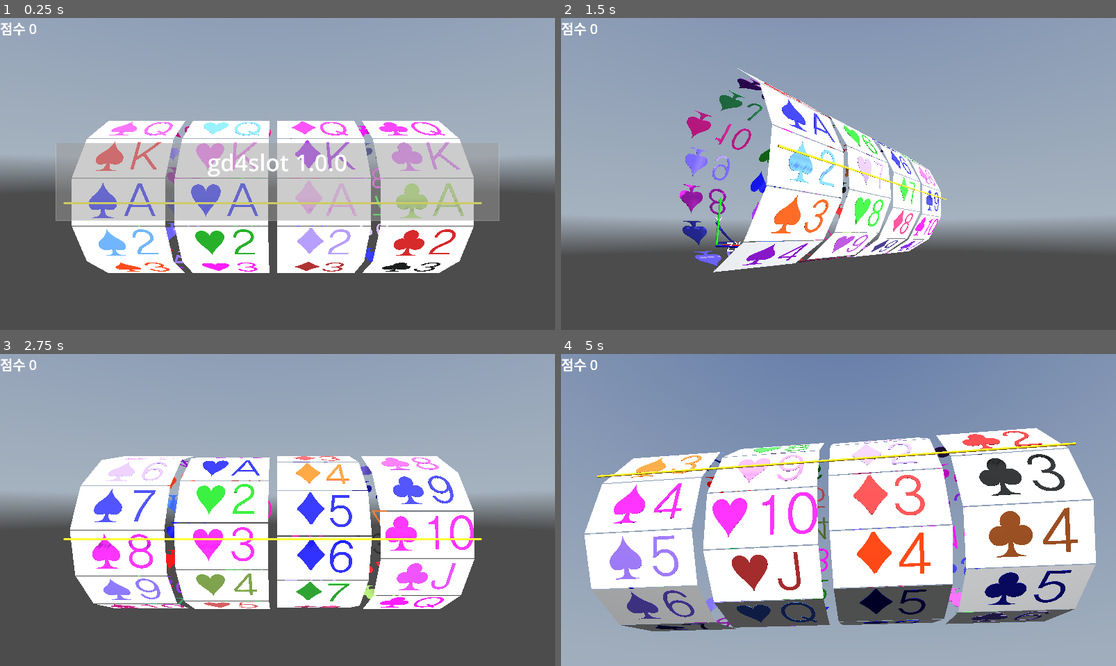
Above: before the commit, frames 1-4 (two rows, left to right).
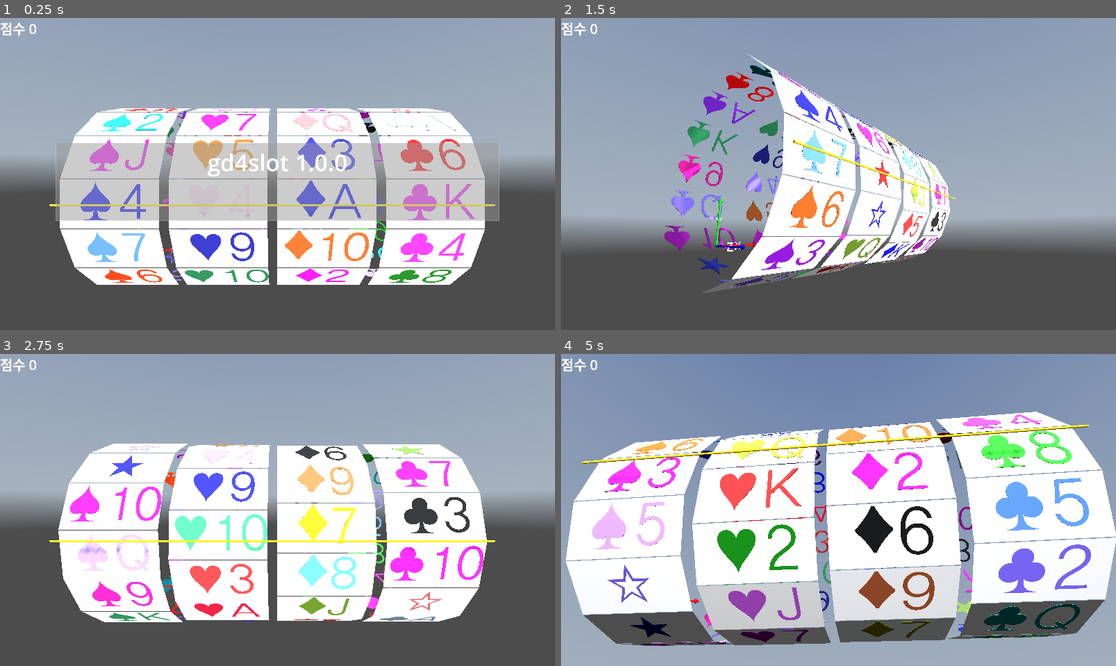
Above: after the commit, the same moments.

Repository: kasworld/gd4slot
Game: Godot game, scene res://main.tscn
Same seed, same stepped clock (60 frames per second), same inputs: the game is played once before the commit and once after it. A sky picture missing from this copy of the repository is replaced by a grey-blue gradient.
Inputs (mouse positions are in pixels of both pictures, inside the frame that each line leads up to):
- Up to frame 1 (0.25 s): no input
- Up to frame 2 (1.5 s): tap Enter at 0.5, 0.6, 1.35 s; move the mouse to (960, 158) at 0.52 s; click (960, 158) at 0.67 s; tap Space at 0.77 s; move the mouse to (727, 189) at 1.27 s; click (727, 189) at 1.42 s
- Up to frame 3 (2.75 s): tap Space at 1.52 s; move the mouse to (333, 441) at 2.02 s; tap Enter at 2.1 s; click (333, 441) at 2.17 s
- Up to frame 4 (5 s): move the mouse to (810, 572) at 2.77 s; tap Enter at 2.85, 3.6, 4.35 s; click (810, 572) at 2.92 s; tap Space at 3.02, 3.77, 4.52 s; move the mouse to (1005, 556) at 3.52 s; click (1005, 556) at 3.67 s; move the mouse to (672, 463) at 4.27 s; click (672, 463) at 4.42 s

The runs differ from the first frame. In frame 1, 20% of the frame differs, in the area x 8-90%, y 28-86%; in frame 2, 13%; in frame 3, 21%; in frame 4, 42%, in the area x 0-100%, y 18-94%.

Commit message:
update NamedColorList

Diff:
--- a/global/named_color_list.gd
+++ b/global/named_color_list.gd
@@ -13,6 +13,18 @@
 		if v[0] == c:
 			return v[1]
 	return c.to_html()
+
+func filter_to_colorlist(clist = color_list) -> Array[Color]:
+	var rtn :Array[Color] = []
+	for i in clist:
+		rtn.append(i[0])
+	return rtn
+
+func filter_to_namelist(clist = color_list) -> Array[String]:
+	var rtn :Array[String] = []
+	for i in clist:
+		rtn.append(i[1])
+	return rtn
 
 func make_light_color_list(l :float= 0.5) -> Array:
 	var rtn := []
--- a/reel/reel.gd
+++ b/reel/reel.gd
@@ -60,3 +60,6 @@
 		#if 한칸각도/2 + 현재칸번호*한칸각도 > 현재각도:
 			#return 칸들[현재칸번호]
 	#return 칸들[0]
+
+func calc_radius() -> float:
+	return card_list.size() * card_size.y / (2*PI)
--- a/slots/slots.gd
+++ b/slots/slots.gd
@@ -3,20 +3,20 @@
 
 signal rotation_stopped(s :Slots)
 
-var reellist := []
-var cardcount :int = 13
-var colorlist :Array = NamedColorList.make_dark_color_list()
+var colorlist :Array = NamedColorList.filter_to_colorlist(NamedColorList.make_dark_color_list())
 var cardlist :Array = PlayingCard.make_deck()
 var cardsize := Vector2(10,5)
+var reelcount := 4
+var reellist := []
+
 func init() -> Slots:
-	var clist :Array[Color] =[]
-	for c in colorlist:
-		clist.append(c[0])
-	var radius := calc_radius()
-	var reelcount := 4
+	var cardcount := 13
 	for i in reelcount:
-		clist.shuffle()
-		var rl = preload("res://reel/reel.tscn").instantiate().init(i, cardsize, cardlist.slice(i*cardcount,i*cardcount+cardcount), clist)
+		colorlist.shuffle()
+		var cdlist := cardlist.slice(i*cardcount,i*cardcount+cardcount).duplicate()
+		cdlist.append_array(PlayingCard.Joker)
+		cdlist.shuffle()
+		var rl = preload("res://reel/reel.tscn").instantiate().init(i, cardsize, cdlist, colorlist.slice(0,cdlist.size()).duplicate())
 		rl.rotation_stopped.connect(결과가결정됨)
 		rl.position =  Vector3(i*cardsize.x+i, 0, 0)
 		add_child(rl)
@@ -26,7 +26,7 @@
 	$Bar.mesh.top_radius = 0.1
 	$Bar.mesh.bottom_radius = $Bar.mesh.top_radius
 	$Bar.mesh.height = (reellist[-1].position -reellist[0].position).x + cardsize.x
-	$Bar.position = (reellist[-1].position + reellist[0].position) /2 + Vector3(0,0,radius*1.1)
+	$Bar.position = (reellist[-1].position + reellist[0].position) /2 + Vector3(0,0,reellist[0].calc_radius()*1.1)
 
 	#var arrow_left = preload("res://arrow3d/arrow_3d.tscn").instantiate().set_color(random_color()).set_size(5,0.2,0.6)
 	#arrow_left.position = reellist[0].position + Vector3(-cardsize.x/2-2.5,0,radius)
@@ -53,9 +53,6 @@
 		rtn.append(n.선택된칸얻기())
 	return rtn
 
-func calc_radius() -> float:
-	return cardcount * cardsize.y / (2*PI)
-
 func random_color()->Color:
 	return NamedColorList.color_list.pick_random()[0]
 
